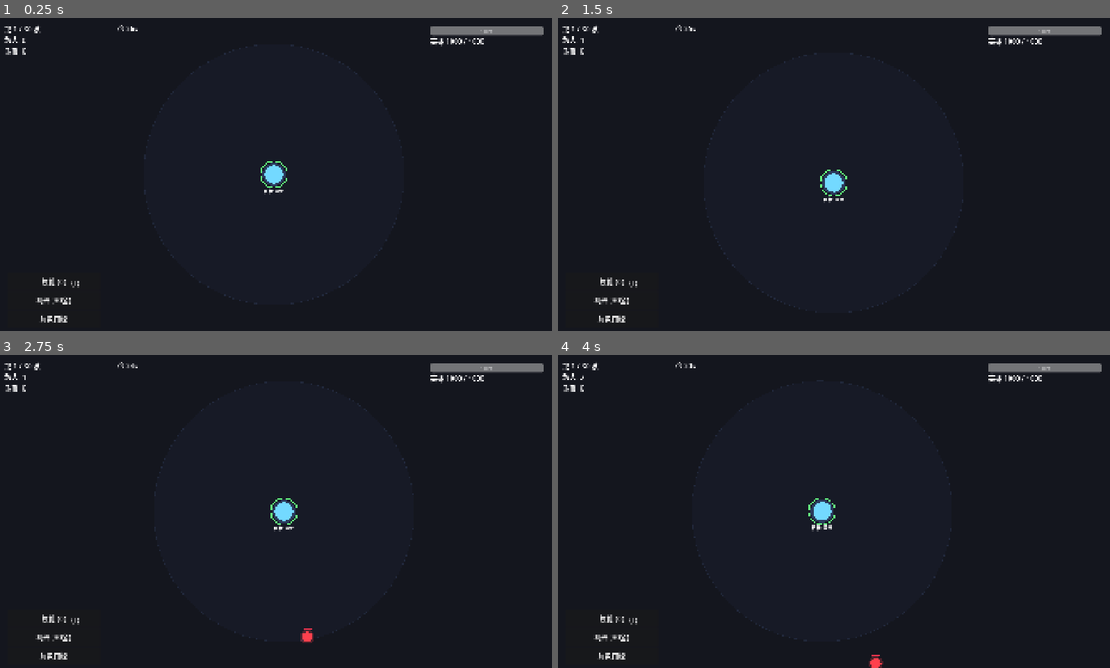
Above: before the commit, frames 1-4 (two rows, left to right).
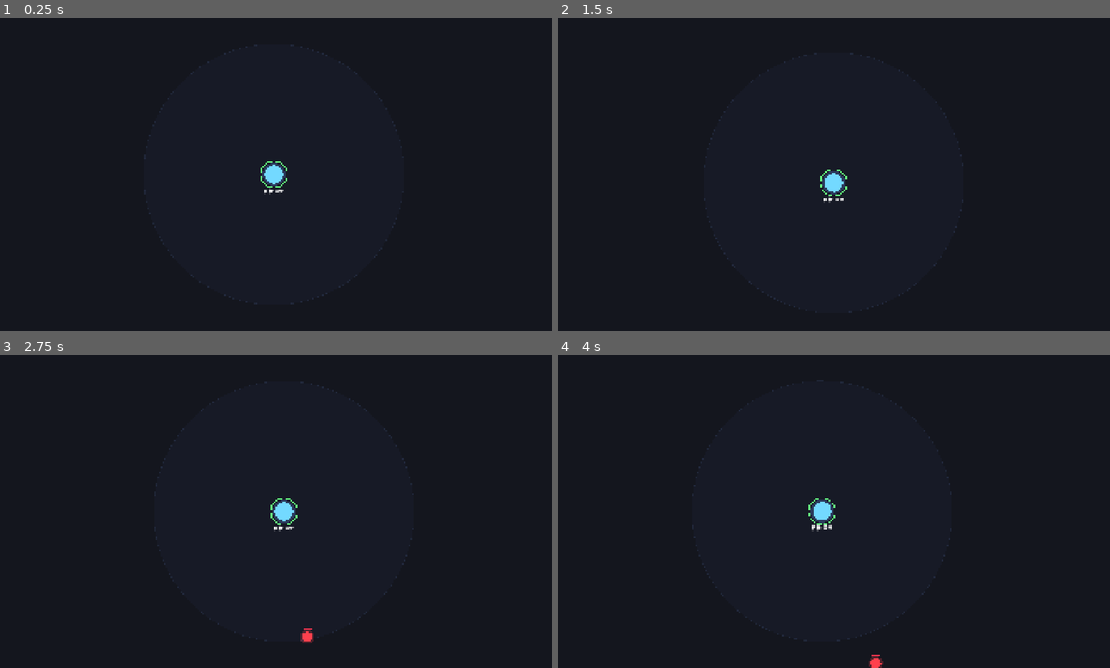
Above: after the commit, the same moments.

Repository: cbl315/roguelike-td
Game: Godot game, scene res://src/scenes/main.tscn
Same seed, same stepped clock (60 frames per second), same inputs: the game is played once before the commit and once after it.
Inputs (mouse positions are in pixels of both pictures, inside the frame that each line leads up to):
- Up to frame 1 (0.25 s): no input
- Up to frame 2 (1.5 s): tap Enter at 0.5 s; move the mouse to (955, 158) at 0.52 s; hold D 0.53-1.28 s; tap Tab at 0.6 s; click (955, 158) at 0.67 s; move the mouse to (718, 190) at 1.27 s; hold S from 1.28 s (still down); tap C at 1.35 s
- Up to frame 3 (2.75 s): move the mouse to (331, 442) at 2.02 s; release S at 2.03 s; hold D from 2.03 s (still down); tap Tab at 2.1 s
- Up to frame 4 (4 s): move the mouse to (806, 574) at 2.77 s; release D at 2.78 s; hold W 2.78-3.53 s; tap C at 2.85 s; click (806, 574) at 2.92 s; move the mouse to (999, 558) at 3.52 s; hold A from 3.53 s (still down); tap Tab at 3.6 s

The runs differ from the first frame. In frame 1, 1.2% of the frame differs, in the area x 0-99%, y 2-98%; in frame 2, 1.2%; in frame 3, 1.2%; in frame 4, 1.2%.

Commit message:
Fix button clicks: CanvasLayer follow_viewport_enabled=true
Root cause confirmed via isolated Godot 4 test: when a Camera2D is
active, CanvasLayer children receive mouse coords transformed by the
camera — screen-space Controls (buttons) don't get hit.

Setting follow_viewport_enabled=true makes the CanvasLayer follow the
camera viewport transform, so mouse coordinates map correctly to its
child Controls. This is the Godot 4 fix for 'UI buttons unclickable
when Camera2D is active'.

Test: isolated SceneTree script proved CanvasLayer+Button works without
camera, fails with camera, should work with follow_viewport.

Diff:
--- a/client/src/scenes/main.tscn
+++ b/client/src/scenes/main.tscn
@@ -51,6 +51,7 @@
 
 [node name="UILayer" type="CanvasLayer" parent="."]
 layer = 10
+follow_viewport_enabled = true
 
 [node name="HUD" type="Control" parent="UILayer"]
 layout_mode = 3
Binary file added: client/src/assets/bonds/bond_zhutian_emperor_cauldron.png
